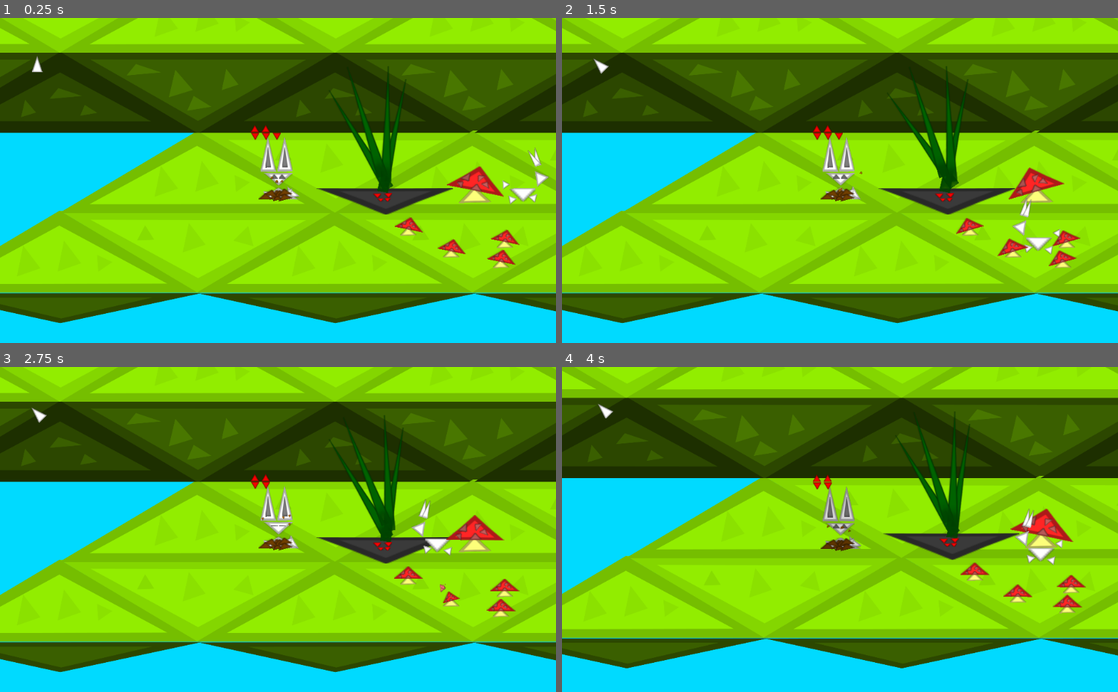
Above: before the commit, frames 1-4 (two rows, left to right).
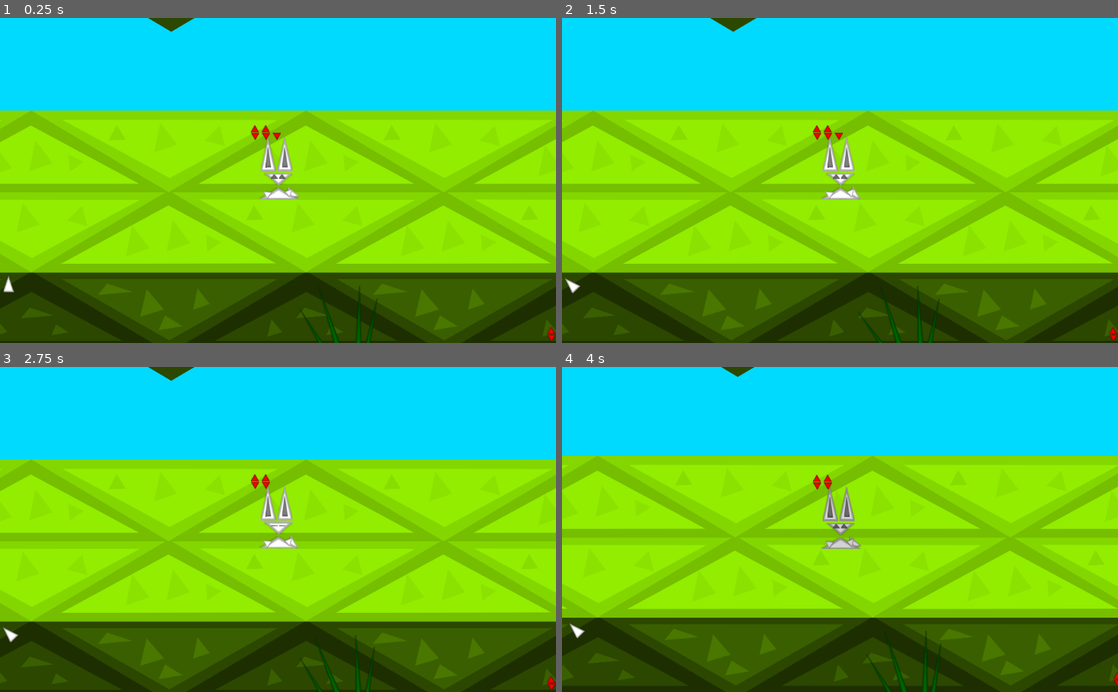
Above: after the commit, the same moments.

Repository: Mequam/Sound_Mess
Game: Godot game, scene res://scenes/main/test_2d_space.tscn
Same seed, same stepped clock (60 frames per second), same inputs: the game is played once before the commit and once after it.
Inputs (mouse positions are in pixels of both pictures, inside the frame that each line leads up to):
- Up to frame 1 (0.25 s): no input
- Up to frame 2 (1.5 s): move the mouse to (962, 164) at 0.52 s; tap 6 (NOTE_5) at 0.6 s; tap Space at 0.77 s; tap 7 (NOTE_6) at 0.8, 1.35 s; move the mouse to (728, 196) at 1.27 s
- Up to frame 3 (2.75 s): tap Space at 1.52 s; tap 6 (NOTE_5) at 1.55 s; move the mouse to (333, 458) at 2.02 s; tap 1 (NOTE_0) at 2.1 s; tap 7 (NOTE_6) at 2.3 s
- Up to frame 4 (4 s): move the mouse to (812, 594) at 2.77 s; tap 2 (NOTE_1) at 2.85 s; tap Space at 3.02, 3.77 s; tap 6 (NOTE_5) at 3.05 s; move the mouse to (1006, 578) at 3.52 s; tap 3 (NOTE_2) at 3.6 s; tap 7 (NOTE_6) at 3.8 s

The runs differ from the first frame. In frame 1, 74% of the frame differs, in the area x 0-100%, y 0-100%; in frame 2, 74%; in frame 3, 74%; in frame 4, 74%.

Commit message:
created a particle effect for the burrow ability on the bunny

Diff:
--- a/scenes/assets/avatars/avatar_sprite_bunny.tscn
+++ b/scenes/assets/avatars/avatar_sprite_bunny.tscn
@@ -1,10 +1,11 @@
-[gd_scene load_steps=16 format=2]
+[gd_scene load_steps=17 format=2]
 
 [ext_resource path="res://triangles/even_triangle.png" type="Texture" id=1]
 [ext_resource path="res://triangles/long_triangle.png" type="Texture" id=2]
 [ext_resource path="res://scenes/instance/Shrinking_Triangle.tscn" type="PackedScene" id=3]
-
-[sub_resource type="ParticlesMaterial" id=11]
+[ext_resource path="res://scripts/avatar_sprite_bunny.gd" type="Script" id=4]
+
+[sub_resource type="ParticlesMaterial" id=1]
 flag_disable_z = true
 direction = Vector3( 0, -1, 0 )
 gravity = Vector3( 0, 100, 0 )
@@ -16,8 +17,7 @@
 scale = 0.05
 color = Color( 0.729412, 0.427451, 0, 1 )
 
-[sub_resource type="Animation" id=1]
-resource_name = "Ground_Pound"
+[sub_resource type="Animation" id=2]
 length = 0.1
 step = 0.025
 tracks/0/type = "value"
@@ -225,8 +225,7 @@
 "values": [ Vector2( 0.906969, 0.256694 ) ]
 }
 
-[sub_resource type="Animation" id=2]
-resource_name = "High_Move_Back"
+[sub_resource type="Animation" id=3]
 length = 0.1
 tracks/0/type = "value"
 tracks/0/path = NodePath("bunny_sprite_back:visible")
@@ -433,8 +432,7 @@
 "values": [ Vector2( 0.858025, 0.267969 ) ]
 }
 
-[sub_resource type="Animation" id=3]
-resource_name = "High_Move_Front"
+[sub_resource type="Animation" id=4]
 length = 0.15
 step = 0.05
 tracks/0/type = "value"
@@ -981,7 +979,7 @@
 "values": [ false ]
 }
 
-[sub_resource type="Animation" id=5]
+[sub_resource type="Animation" id=6]
 loop = true
 tracks/0/type = "value"
 tracks/0/path = NodePath("bunny_sprite_front/hands/right_hand:rotation_degrees")
@@ -1427,8 +1425,20 @@
 "update": 1,
 "values": [ false ]
 }
-
-[sub_resource type="Animation" id=6]
+tracks/37/type = "value"
+tracks/37/path = NodePath("burrow:visible")
+tracks/37/interp = 1
+tracks/37/loop_wrap = true
+tracks/37/imported = false
+tracks/37/enabled = true
+tracks/37/keys = {
+"times": PoolRealArray( 0 ),
+"transitions": PoolRealArray( 1 ),
+"update": 1,
+"values": [ false ]
+}
+
+[sub_resource type="Animation" id=7]
 loop = true
 tracks/0/type = "value"
 tracks/0/path = NodePath("bunny_sprite_back/hands/left_hand:rotation_degrees")
@@ -1634,8 +1644,20 @@
 "update": 0,
 "values": [ Vector2( 1, 1 ) ]
 }
-
-[sub_resource type="Animation" id=7]
+tracks/17/type = "value"
+tracks/17/path = NodePath("burrow:visible")
+tracks/17/interp = 1
+tracks/17/loop_wrap = true
+tracks/17/imported = false
+tracks/17/enabled = true
+tracks/17/keys = {
+"times": PoolRealArray( 0 ),
+"transitions": PoolRealArray( 1 ),
+"update": 1,
+"values": [ false ]
+}
+
+[sub_resource type="Animation" id=8]
 loop = true
 tracks/0/type = "value"
 tracks/0/path = NodePath("bunny_sprite_left/tail:rotation_degrees")
@@ -1901,8 +1923,20 @@
 "update": 1,
 "values": [ false ]
 }
-
-[sub_resource type="Animation" id=8]
+tracks/22/type = "value"
+tracks/22/path = NodePath("burrow:visible")
+tracks/22/interp = 1
+tracks/22/loop_wrap = true
+tracks/22/imported = false
+tracks/22/enabled = true
+tracks/22/keys = {
+"times": PoolRealArray( 0 ),
+"transitions": PoolRealArray( 1 ),
+"update": 1,
+"values": [ false ]
+}
+
+[sub_resource type="Animation" id=9]
 length = 0.1
 tracks/0/type = "value"
 tracks/0/path = NodePath("bunny_sprite_back:visible")
@@ -2779,8 +2813,33 @@
 "update": 1,
 "values": [ Vector2( -11.9199, -14.3491 ), Vector2( -11.9199, -5.99804 ) ]
 }
+tracks/10/type = "value"
+tracks/10/path = NodePath("shadow:visible")
+tracks/10/interp = 1
+tracks/10/loop_wrap = true
+tracks/10/imported = false
+tracks/10/enabled = true
+tracks/10/keys = {
+"times": PoolRealArray( 0 ),
+"transitions": PoolRealArray( 1 ),
+"update": 1,
+"values": [ false ]
+}
+tracks/11/type = "value"
+tracks/11/path = NodePath("burrow:visible")
+tracks/11/interp = 1
+tracks/11/loop_wrap = true
+tracks/11/imported = false
+tracks/11/enabled = true
+tracks/11/keys = {
+"times": PoolRealArray( 0 ),
+"transitions": PoolRealArray( 1 ),
+"update": 1,
+"values": [ true ]
+}
 
 [node name="avatar_sprite_bunny" type="Node2D"]
+script = ExtResource( 4 )
 
 [node name="shadow" type="Sprite" parent="."]
 visible = false
@@ -2791,14 +2850,11 @@
 
 [node name="bunny_sprite_left" type="Node2D" parent="."]
 visible = false
-position = Vector2( 0, -400 )
 
 [node name="head" type="Node2D" parent="bunny_sprite_left"]
-position = Vector2( -82.196, 13.6993 )
 
 [node name="head" type="Sprite" parent="bunny_sprite_left/head"]
 position = Vector2( -4.76618, -179.88 )
-rotation = -3.15735
 scale = Vector2( 0.428037, 0.265396 )
 texture = ExtResource( 1 )
 
@@ -2807,7 +2863,7 @@
 
 [node name="left_eye" type="Sprite" parent="bunny_sprite_left/head/eyes"]
 modulate = Color( 0.423529, 0.423529, 0.423529, 1 )
-position = Vector2( -52.0237, 36.7896 )
+position = Vector2( -31.8832, -6.00928 )
 rotation = 3.15882
 scale = Vector2( 0.12861, 0.0892085 )
 texture = ExtResource( 1 )
@@ -2815,8 +2871,7 @@
 [node name="ears" type="Node2D" parent="bunny_sprite_left/head"]
 
 [node name="left_ear_pos" type="Node2D" parent="bunny_sprite_left/head/ears"]
-position = Vector2( 106.149, -376.997 )
-rotation = 1.6755
+position = Vector2( 15.5163, -351.822 )
 scale = Vector2( 1, 0.8 )
 
 [node name="left_ear" type="Sprite" parent="bunny_sprite_left/head/ears/left_ear_pos"]
@@ -2833,8 +2888,7 @@
 texture = ExtResource( 2 )
 
 [node name="right_ear_pos" type="Node2D" parent="bunny_sprite_left/head/ears"]
-position = Vector2( 131.349, -307.159 )
-rotation = 1.58887
+position = Vector2( 58.3391, -349.957 )
 
 [node name="right_ear" type="Sprite" parent="bunny_sprite_left/head/ears/right_ear_pos"]
 position = Vector2( 3.6241, -47.9471 )
@@ -2850,8 +2904,8 @@
 texture = ExtResource( 2 )
 
 [node name="tail" type="Sprite" parent="bunny_sprite_left"]
-position = Vector2( 175.423, -71.3413 )
-rotation = 1.29886
+position = Vector2( 127.589, -68.8237 )
+rotation = 0.397563
 scale = Vector2( 0.279154, 0.202772 )
 texture = ExtResource( 1 )
 
@@ -2872,13 +2926,12 @@
 texture = ExtResource( 1 )
 
 [node name="left_hand" type="Sprite" parent="bunny_sprite_left/hands"]
-position = Vector2( -124.565, 110.567 )
-rotation = 1.30756
-scale = Vector2( 0.163571, 0.341875 )
+position = Vector2( 46.6289, 57.698 )
+rotation = 1.16501
+scale = Vector2( 0.164, 0.164 )
 texture = ExtResource( 1 )
 
 [node name="bunny_sprite_front" type="Node2D" parent="."]
-visible = false
 
 [node name="head" type="Node2D" parent="bunny_sprite_front"]
 
@@ -2940,7 +2993,7 @@
 
 [node name="tail" type="Sprite" parent="bunny_sprite_front"]
 position = Vector2( 106.43, -32.2877 )
-rotation = 0.659843
+rotation = 1.03394
 scale = Vector2( 0.279154, 0.202772 )
 texture = ExtResource( 1 )
 
@@ -3017,6 +3070,7 @@
 texture = ExtResource( 2 )
 
 [node name="burrow" type="Node2D" parent="."]
+visible = false
 
 [node name="Sprite4" type="Sprite" parent="burrow"]
 modulate = Color( 0.447059, 0.25098, 0, 1 )
@@ -3035,7 +3089,7 @@
 [node name="Sprite5" type="Sprite" parent="burrow"]
 modulate = Color( 0.447059, 0.25098, 0, 1 )
 position = Vector2( -11.9199, -5.99804 )
-rotation = 2.89902
+rotation = 2.89903
 scale = Vector2( 0.191709, 0.0895424 )
 texture = ExtResource( 1 )
 
@@ -3063,7 +3117,7 @@
 [node name="Sprite7" type="Sprite" parent="burrow"]
 modulate = Color( 0.447059, 0.25098, 0, 1 )
 position = Vector2( 54.3114, -61.9202 )
-rotation = 3.02195
+rotation = 2.74509
 scale = Vector2( 0.26603, 0.138094 )
 texture = ExtResource( 1 )
 
@@ -3083,23 +3137,24 @@
 
 [node name="Particles2D" type="Particles2D" parent="burrow"]
 position = Vector2( -18.6471, -63.6638 )
+emitting = false
 amount = 4
 speed_scale = 1.38
 explosiveness = 0.9
-process_material = SubResource( 11 )
+process_material = SubResource( 1 )
 texture = ExtResource( 1 )
 
 [node name="AnimationPlayer" type="AnimationPlayer" parent="."]
-anims/Ground_Pound = SubResource( 1 )
-anims/High_Move_Back = SubResource( 2 )
-anims/High_Move_Front = SubResource( 3 )
-anims/High_Move_Left = SubResource( 4 )
-anims/Idle = SubResource( 5 )
-anims/Idle_Back = SubResource( 6 )
-anims/Idle_Left = SubResource( 7 )
-anims/Move_Back = SubResource( 8 )
-anims/Move_Front = SubResource( 9 )
-anims/Move_Left = SubResource( 10 )
+anims/Ground_Pound = SubResource( 2 )
+anims/High_Move_Back = SubResource( 3 )
+anims/High_Move_Front = SubResource( 4 )
+anims/High_Move_Left = SubResource( 5 )
+anims/Idle = SubResource( 6 )
+anims/Idle_Back = SubResource( 7 )
+anims/Idle_Left = SubResource( 8 )
+anims/Move_Back = SubResource( 9 )
+anims/Move_Front = SubResource( 10 )
+anims/Move_Left = SubResource( 11 )
 anims/burrow = SubResource( 12 )
 
 [node name="Shrinking_Triangle" parent="." instance=ExtResource( 3 )]
--- /dev/null
+++ b/scenes/assets/burrow/burrow_effect.tscn
@@ -0,0 +1,14 @@
+[gd_scene load_steps=3 format=2]
+
+[ext_resource path="res://scripts/burrow_effect.gd" type="Script" id=1]
+[ext_resource path="res://scenes/assets/burrow/burrow_particles.tscn" type="PackedScene" id=2]
+
+[node name="burrow_effect" type="Node2D"]
+z_index = -1
+script = ExtResource( 1 )
+
+[node name="Particles2D" parent="." instance=ExtResource( 2 )]
+
+[node name="Timer" type="Timer" parent="."]
+wait_time = 0.001
+[connection signal="timeout" from="Timer" to="." method="_on_Timer_timeout"]
--- /dev/null
+++ b/scenes/assets/burrow/burrow_particles.tscn
@@ -0,0 +1,34 @@
+[gd_scene load_steps=5 format=2]
+
+[ext_resource path="res://triangles/even_triangle.png" type="Texture" id=1]
+
+[sub_resource type="Curve" id=1]
+max_value = 2.0
+_data = [ Vector2( 0, 1 ), 0.0, 0.0, 0, 0, Vector2( 0.386364, 1.56364 ), 0.0, 0.0, 0, 0, Vector2( 0.988636, 0.581818 ), 0.0, 0.0, 0, 0 ]
+
+[sub_resource type="CurveTexture" id=2]
+curve = SubResource( 1 )
+
+[sub_resource type="ParticlesMaterial" id=3]
+emission_shape = 1
+emission_sphere_radius = 45.3
+flag_disable_z = true
+direction = Vector3( 0, -1, 0 )
+gravity = Vector3( 0, 400, 0 )
+initial_velocity = 300.0
+angular_velocity = 40.0
+angular_velocity_random = 0.5
+orbit_velocity = 0.0
+orbit_velocity_random = 0.0
+scale = 0.1
+scale_random = 0.1
+scale_curve = SubResource( 2 )
+color = Color( 0.486275, 0.305882, 0, 1 )
+
+[node name="Particles2D" type="Particles2D"]
+z_index = -1
+lifetime = 2.0
+speed_scale = 4.0
+local_coords = false
+process_material = SubResource( 3 )
+texture = ExtResource( 1 )
--- /dev/null
+++ b/scenes/assets/burrow/burrow_trail.tscn
@@ -0,0 +1,39 @@
+[gd_scene load_steps=6 format=2]
+
+[ext_resource path="res://scripts/burrow_trail.gd" type="Script" id=1]
+[ext_resource path="res://triangles/even_triangle.png" type="Texture" id=2]
+
+[sub_resource type="Curve" id=1]
+max_value = 2.0
+_data = [ Vector2( 0, 1 ), 0.0, 2.22222, 0, 0, Vector2( 0.102273, 2 ), -1.04, -1.04, 0, 0, Vector2( 1, 0 ), 0.748052, 0.0, 0, 0 ]
+
+[sub_resource type="CurveTexture" id=2]
+curve = SubResource( 1 )
+
+[sub_resource type="ParticlesMaterial" id=3]
+emission_shape = 1
+emission_sphere_radius = 20.0
+flag_disable_z = true
+gravity = Vector3( 0, 0, 0 )
+angular_velocity = 40.0
+angular_velocity_random = 1.0
+orbit_velocity = 0.0
+orbit_velocity_random = 0.0
+angle = 180.0
+angle_random = 0.1
+scale = 0.05
+scale_curve = SubResource( 2 )
+color = Color( 0.513726, 0.313726, 0, 1 )
+
+[node name="burrow_trail" type="Particles2D"]
+z_index = -1
+emitting = false
+amount = 4
+lifetime = 2.0
+one_shot = true
+speed_scale = 4.0
+explosiveness = 1.0
+local_coords = false
+process_material = SubResource( 3 )
+texture = ExtResource( 2 )
+script = ExtResource( 1 )
--- a/scenes/main/test_2d_space.tscn
+++ b/scenes/main/test_2d_space.tscn
@@ -20,12 +20,12 @@
 [node name="testTiles" parent="." instance=ExtResource( 6 )]
 modulate = Color( 0.576471, 0.933333, 0, 1 )
 scale = Vector2( 0.4, 0.4 )
-z_index = -2
+z_index = -4
 collision_mask = 15
 tile_data = PoolIntArray( -327681, 11, 0, -65537, 2, 0, -131072, 2, 0, -131071, 2, 0, -131070, 10, 0, -2, 11, 0, -1, 0, …(1507 unchanged characters)…
 
 [node name="player" parent="." instance=ExtResource( 5 )]
-position = Vector2( 375.649, 224.89 )
+position = Vector2( 428.504, -180.331 )
 
 [node name="Traper_Entity" parent="." instance=ExtResource( 10 )]
 position = Vector2( 570.125, 213.892 )
--- a/scripts/avatar.gd
+++ b/scripts/avatar.gd
@@ -45,7 +45,8 @@
 #run the special ability orisponding to 7
 func run_seven(to_move,delta):
 	return 1
-
+func flavor_changed(flavor):
+	pass
 #this function is the default animation behavior of every avatar
 func dir_anim(dir,prefix=""):
 	#make sure that the sprite is not backwoards before begining the animation
@@ -72,7 +73,7 @@
 				))
 func run_flavor(flavor,to_move,delta):
 	match flavor:
-		5:
+		7:
 			return run_six(to_move,delta)
 		6:
 			return run_seven(to_move,delta)
--- /dev/null
+++ b/scripts/avatar_sprite_bunny.gd
@@ -0,0 +1,11 @@
+extends Node2D
+
+var burrow_effect = load("res://scenes/assets/burrow/burrow_effect.tscn")
+
+func burrow_dir(dir,dist=1000):
+	var be = burrow_effect.instance()
+	be.dist = dist
+	be.position = position-dir*dist
+	be.dir = dir
+
+	get_parent().add_child(be)
--- a/scripts/bunny_avatar.gd
+++ b/scripts/bunny_avatar.gd
@@ -5,6 +5,9 @@
 	running_7 = true
 	dmg7 = 1 if get_last_beat() == 2 else 0
 	return 2
+func run_six(to_move,delta):
+	$Sprite.burrow_dir(to_move,1.5*333.33)
+	return 1.5
 var push_speed = 100
 func ground_pound(dmg=1,rad=400):
 	print("running ground pound")
@@ -17,6 +20,10 @@
 						col.collider.on_col(self,dmg)
 					if (i.has_method("on_col")):
 						i.on_col(self,dmg)
+func flavor_changed(flavor):
+	if flavor == 7 and $Sprite/AnimationPlayer.assigned_animation != "burrow":
+			$Sprite/AnimationPlayer.play("burrow")
+			$Sprite/burrow/Particles2D.emitting = true
 func anim_finished(anim):
 	if (running_7):
 		running_7 = false
--- /dev/null
+++ b/scripts/burrow_effect.gd
@@ -0,0 +1,19 @@
+extends Node2D
+
+var trail = load("res://scenes/assets/burrow/burrow_trail.tscn")
+var speed = 10000
+var dir = Vector2(0,0)
+var dist = 800
+var init_pos
+func _ready():
+	$Timer.wait_time = 125.0/speed
+	$Timer.start()
+	init_pos = position
+func _process(delta):
+	position += dir*delta*speed
+	if (init_pos.distance_to(position) >= dist):
+		queue_free()
+func _on_Timer_timeout():
+	var inst = trail.instance()
+	inst.position = position
+	get_parent().add_child(inst)
--- /dev/null
+++ b/scripts/burrow_trail.gd
@@ -0,0 +1,8 @@
+extends Particles2D
+
+func _ready():
+	emitting = true
+func _process(delta):
+	#die if we are not emmiting
+	if !emitting:
+		queue_free()
--- a/scripts/player.gd
+++ b/scripts/player.gd
@@ -154,6 +154,8 @@
 var flavor = -1 setget set_flavor, get_flavor
 func set_flavor(new_flavor):
 	flavor = new_flavor
+	#alert the avatar that our flavor changed
+	$avatar.flavor_changed(flavor)
 func get_flavor():
 	return flavor
 
Not shown: 3 places in scenes/assets/avatars/avatar_sprite_bunny.tscn that only renumber resources
